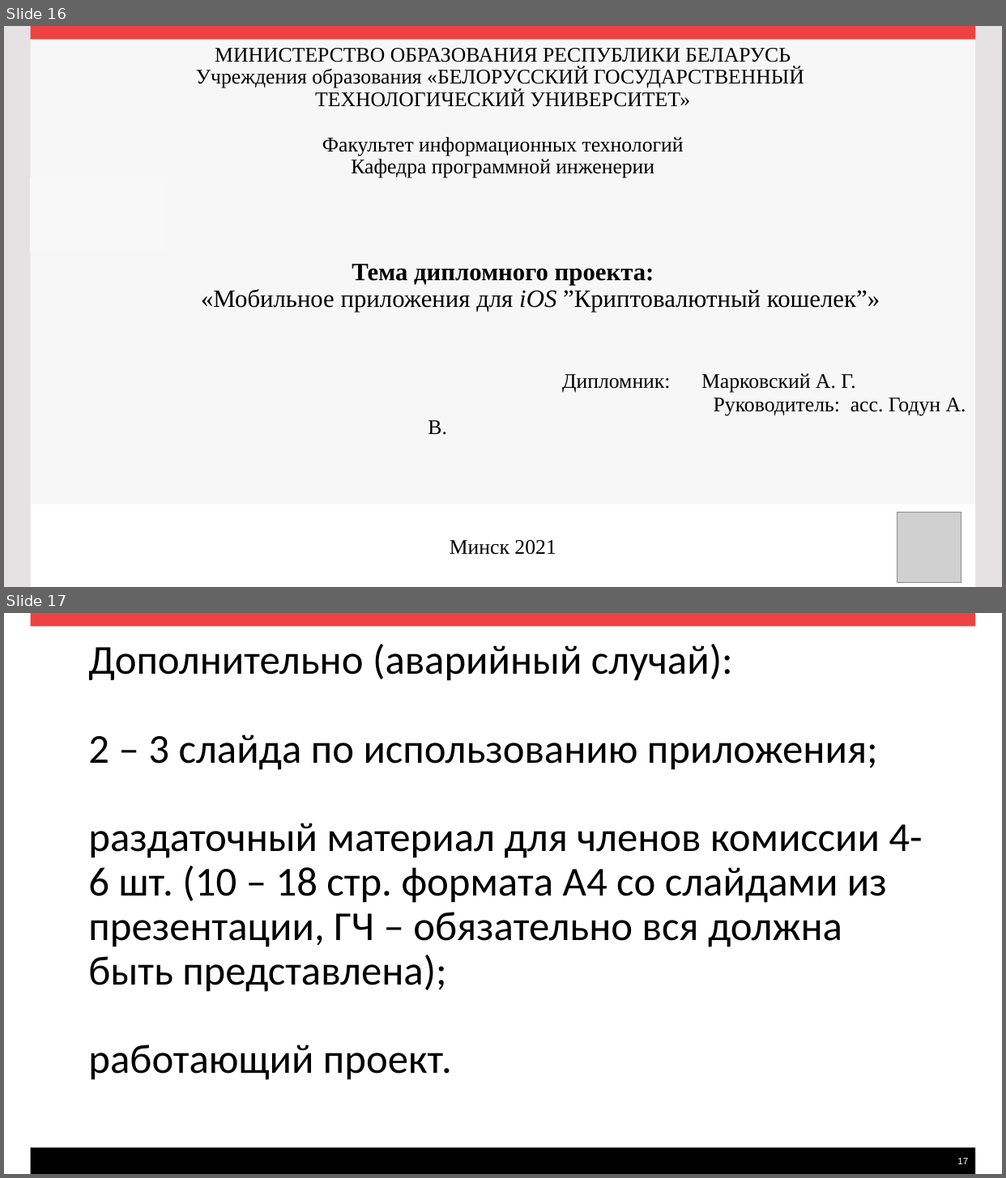
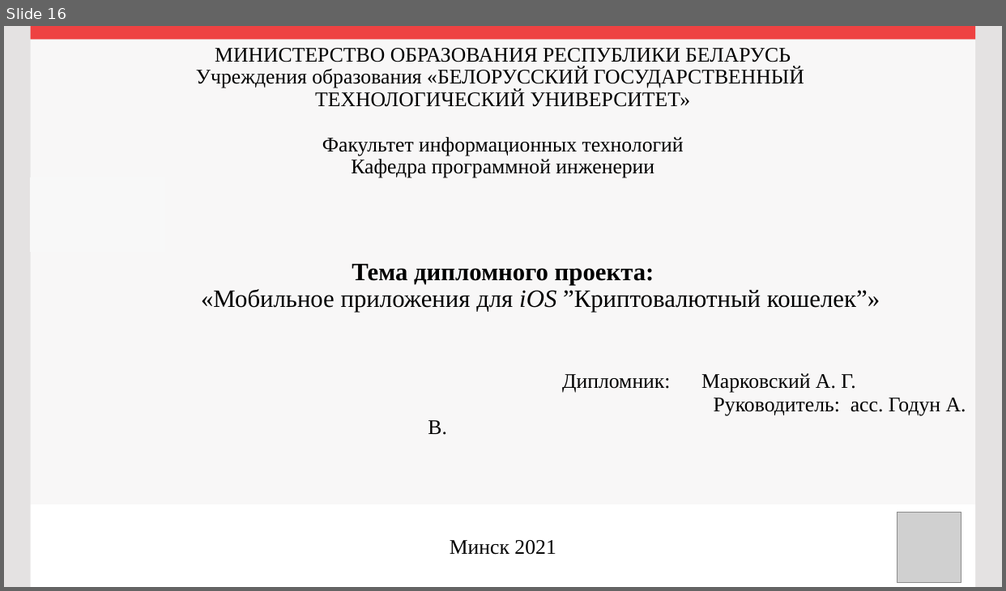
Before and after one commit to T1DEe/MAGWalletDP, a slide deck: Диплом. Документация/Презентация.pptx. Shown one above the other, each under a label of ours: slides 16 and 17 before the commit, slide 16 after it. The pictures are 1006x1178 and 1006x591 pixels, drawn with LibreOffice and Linux fonts; fonts in the diff are those of the drawing; grey boxes stand for pictures; background and template pictures are left out. Boxes give left, top, right and bottom in pixels: in the first picture for what was removed or moved away, otherwise in the second. Text is boxed around its words. In the diff, an @@ line names an element or a change of style, - is before the commit and + after.

```diff
--- a/Диплом. Документация/Презентация.pptx
+++ b/Диплом. Документация/Презентация.pptx
@@ slide 17 removed at [4,613,1002,1174], background #FFFFFF @@
@@ rectangle removed at [30,613,975,627] @@
@@ title removed at [88,735,922,1080] @@
-Дополнительно (аварийный случай):
-2 – 3 слайда по использованию приложения;
-раздаточный материал для членов комиссии 4-6 шт. (10 – 18 стр. формата А4 со слайдами из презентации, ГЧ – обязательно вся должна быть представлена);
-работающий проект.
@@ rectangle removed at [30,1148,975,1174] @@
@@ rectangle removed at [32,1152,931,1169] @@
@@ page number removed at [957,1158,968,1165] @@
-17
```
Also in this commit, not shown: 8 other files.
